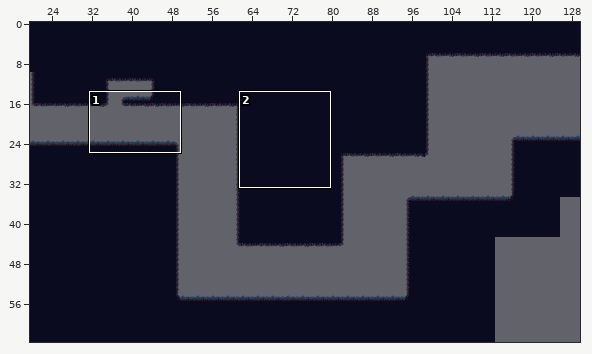
Tiled map -- PR2/Ott - An Elemental Journey/resources/levels/WaterBossMap.tmx. Above, an overview of the earlier version with the close-up marked.
Close-up. As it was:
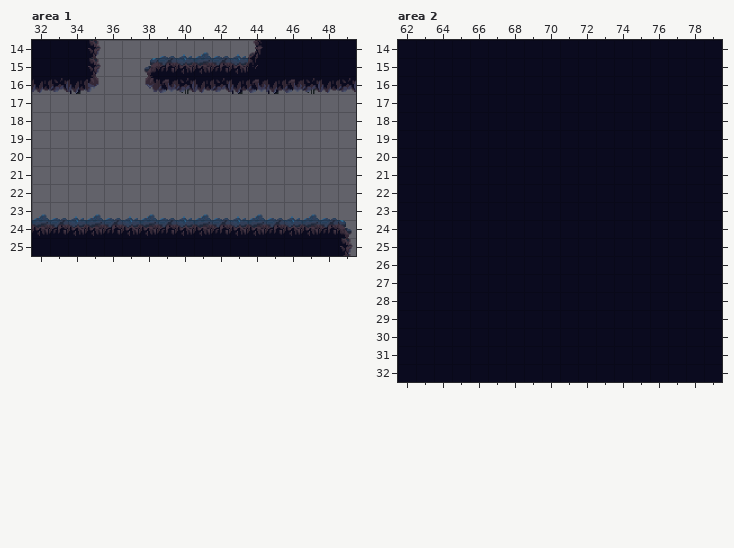
Cells are 32x32 px. Shown: area 1 x 32..49, y 14..25; area 2 x 62..79, y 14..32. The commit also changed other parts of the map, which this record leaves out. The old version is drawn lined up with the new one.
After:
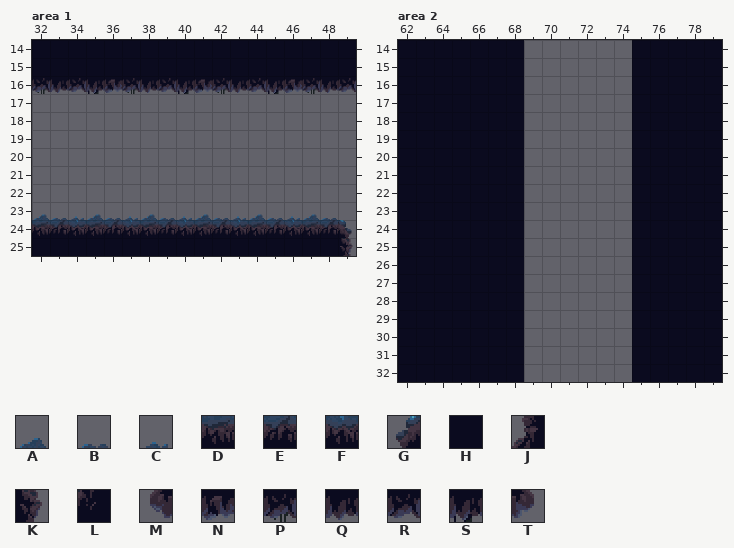
Key: from "Tiles_Agua_Bosque": A 6, B 7, C 8, D 26, E 27, F 28, G 44, H 69, J 88, K 90, L 108, M 124, N 125, P 126, Q 127, R 128, S 129, T 130.
_ is an empty cell, . an unchanged one.
Change:
map size 221x64 -> 211x64 cells (old content now starts at -10,0; both pictures use the new coordinates)
--- layer "Capa de patrones 1", area 1
@@ x 32..44 @@
-14 ...K___BCABCJ
-15 ...K__GEFDEFL
-16 QRST__MNPQRSN
+14 ...HHHHHHHHHH
+15 ...HHHHHHHHHH
+16 PQRSNPQRSNPQR
--- layer "Capa de patrones 1", area 2
@@ x 69..74 @@
-14 HHHHHH
-15 HHHHHH
-16 HHHHHH
-17 HHHHHH
-18 HHHHHH
-19 HHHHHH
-20 HHHHHH
-21 HHHHHH
-22 HHHHHH
-23 HHHHHH
-24 HHHHHH
-25 HHHHHH
-26 HHHHHH
-27 HHHHHH
-28 HHHHHH
-29 HHHHHH
-30 HHHHHH
-31 HHHHHH
-32 HHHHHH
+14 ______
+15 ______
+16 ______
+17 ______
+18 ______
+19 ______
+20 ______
+21 ______
+22 ______
+23 ______
+24 ______
+25 ______
+26 ______
+27 ______
+28 ______
+29 ______
+30 ______
+31 ______
+32 ______
Where, in picture pixels (left, top, right, bottom), the same in both close-ups:
changed: (32, 40, 266, 94)
removed: (524, 40, 632, 382)
